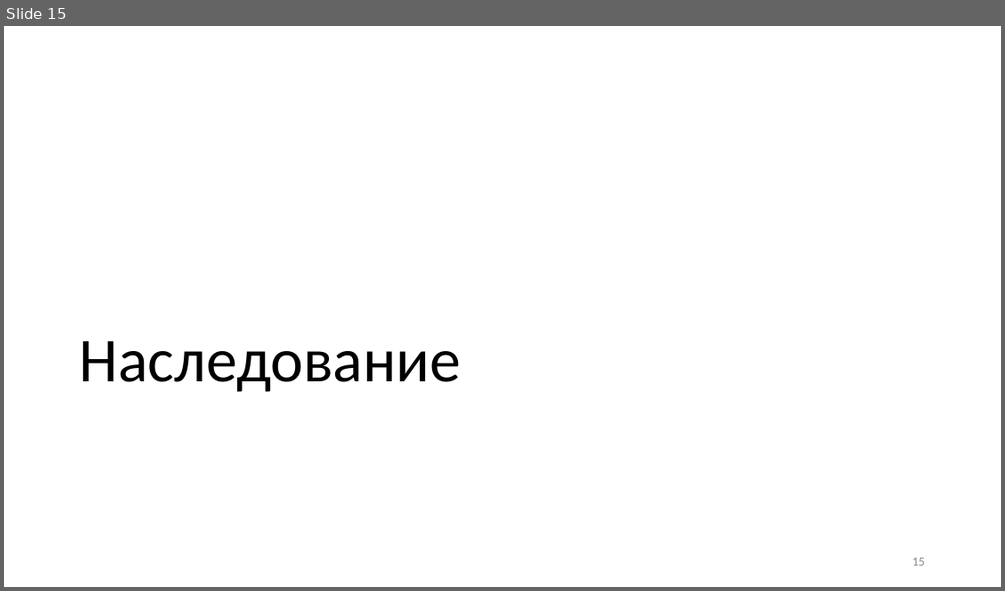
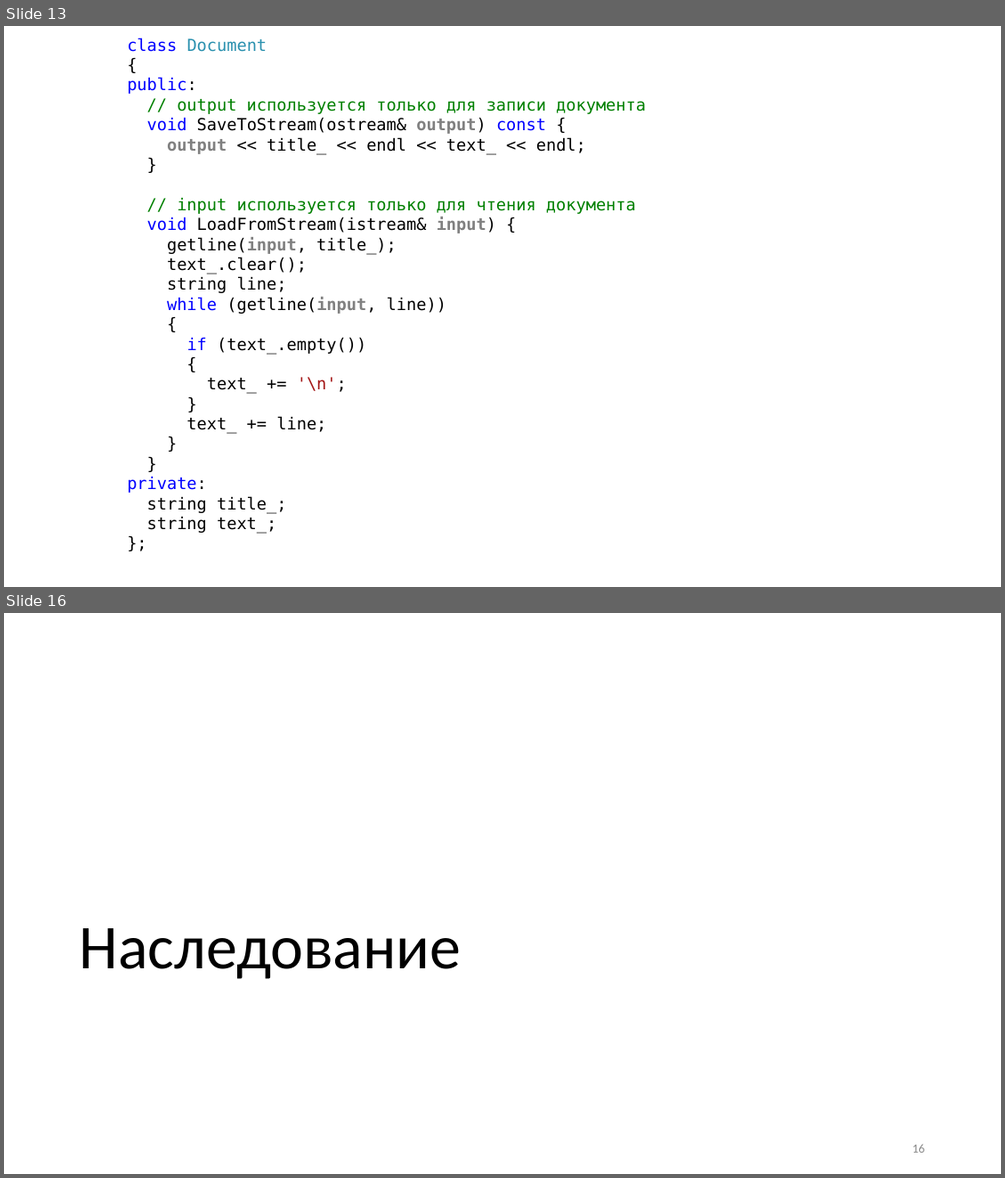
Before and after one commit to alexey-malov/ood, a slide deck: lectures/00.relations/Отношения между классами.pptx. Shown one above the other, each under a label of ours: slide 15 before the commit, slides 13 and 16 after it; the slides between them are not shown. The pictures are 1005x591 and 1005x1178 pixels, drawn with LibreOffice and Linux fonts; fonts in the diff are those of the drawing. Boxes give left, top, right and bottom in pixels: in the first picture for what was removed or moved away, otherwise in the second. Text is boxed around its words. In the diff, an @@ line names an element or a change of style, - is before the commit and + after.

```diff
--- a/lectures/00.relations/Отношения между классами.pptx
+++ b/lectures/00.relations/Отношения между классами.pptx
@@ slide 13 added at <box>4,26,1001,587</box>, background #FFFFFF @@
@@ text added at <box>127,38,646,533</box>, 16 pt, text #000000 @@
+class Document
+{
+public:
+// output используется только для записи документа
+void SaveToStream(ostream& output) const {
+output << title_ << endl << text_ << endl;
+}
+// input используется только для чтения документа
+void LoadFromStream(istream& input) {
+getline(input, title_);
+text_.clear();
+string line;
+while (getline(input, line))
+{
+if (text_.empty())
+{
+text_ += '\n';
+}
+text_ += line;
+}
+}
+private:
+string title_;
+string text_;
+};
@@ what was slide 15 is now slide 16 @@
```
Also in this commit, not shown: 11 slides changed, 3 other slides added, 4 slides removed, 1 other file.
